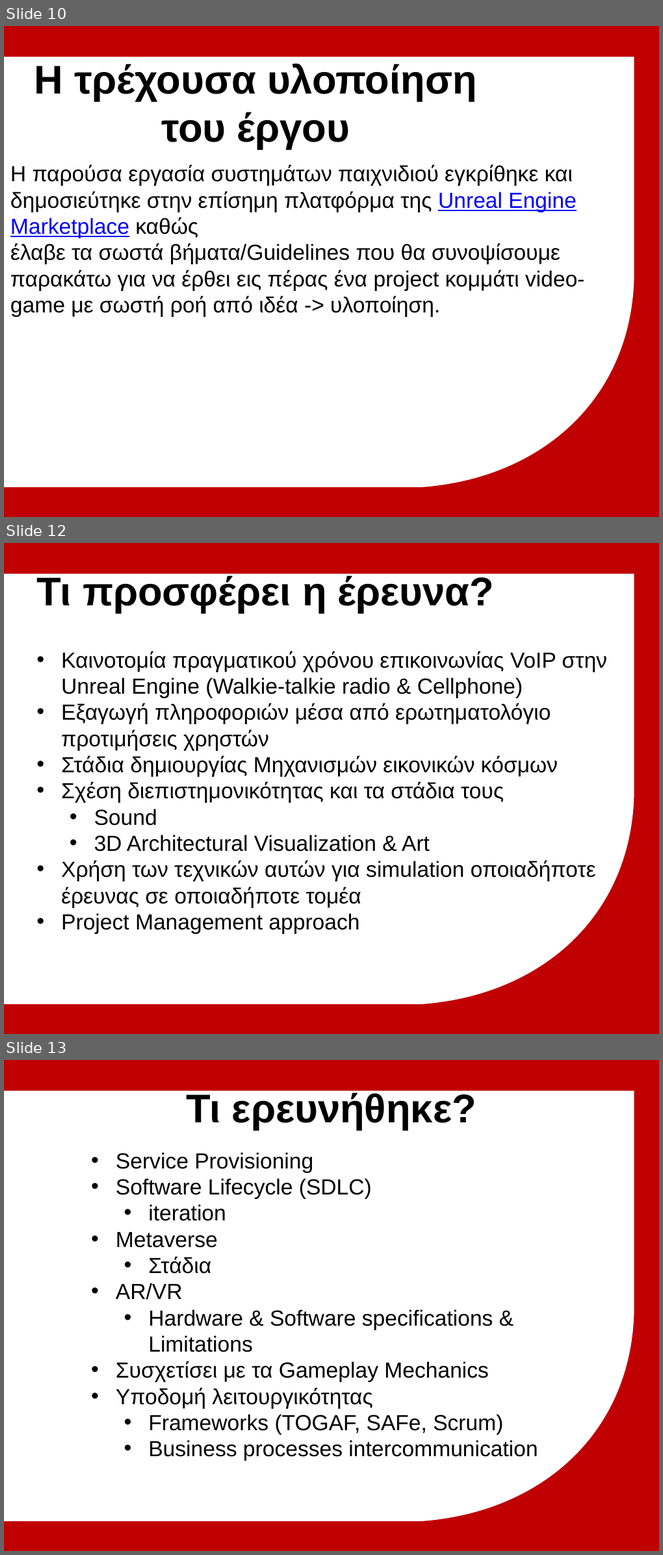
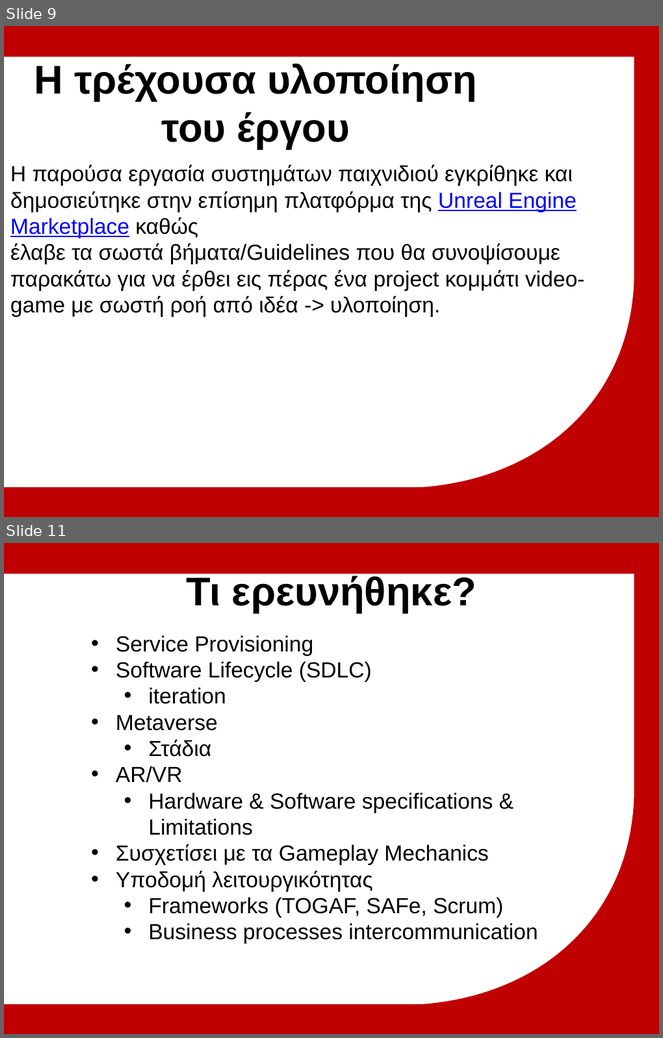
Before and after one commit to michailmarkou1995/BSc-Computer-Science-Projects, a slide deck: MENTAL WEALTH PROFESSIONAL LIFE 3 (PROJECT) (CN6000)/Research_Thesis_Main/Μητροπολιτικό Κολλέγιο_ΣΕΚΦ[Μιχαηλ Μαρκου] Advanced multiplayer game mechanics.pptx. Shown one above the other, each under a label of ours: slides 10, 12 and 13 before the commit, slides 9 and 11 after it; the slides between them are not shown. The pictures are 663x1555 and 663x1038 pixels, drawn with LibreOffice and Linux fonts; fonts in the diff are those of the drawing; background and template pictures are left out. Boxes give left, top, right and bottom in pixels: in the first picture for what was removed or moved away, otherwise in the second. Text is boxed around its words. In the diff, an @@ line names an element or a change of style, - is before the commit and + after.

```diff
--- a/MENTAL WEALTH PROFESSIONAL LIFE 3 (PROJECT) (CN6000)/Research_Thesis_Main/Μητροπολιτικό Κολλέγιο_ΣΕΚΦ[Μιχαηλ Μαρκου] Advanced multiplayer game mechanics.pptx
+++ b/MENTAL WEALTH PROFESSIONAL LIFE 3 (PROJECT) (CN6000)/Research_Thesis_Main/Μητροπολιτικό Κολλέγιο_ΣΕΚΦ[Μιχαηλ Μαρκου] Advanced multiplayer game mechanics.pptx
@@ slide 12 removed at (4,543,659,1034), background #C00000; not listed: 1 template element that a slide beside it also shows @@
@@ title removed at (36,574,495,613) @@
-Τι προσφέρει η έρευνα?
@@ text removed at (61,651,607,934) @@
-• Καινοτομία πραγματικού χρόνου επικοινωνίας VoIP στην Unreal Engine (Walkie-talkie radio & Cellphone)
-• Εξαγωγή πληροφοριών μέσα από ερωτηματολόγιο προτιμήσεις χρηστών
-• Στάδια δημιουργίας Μηχανισμών εικονικών κόσμων
-• Σχέση διεπιστημονικότητας και τα στάδια τους
-  • Sound
-  • 3D Architectural Visualization & Art
-• Χρήση των τεχνικών αυτών για simulation οποιαδήποτε έρευνας σε οποιαδήποτε τομέα
-• Project Management approach
@@ what was slide 10 is now slide 9 @@
@@ what was slide 13 is now slide 11 @@
```
Also in this commit, not shown: 2 slides changed, 1 other slide removed.
